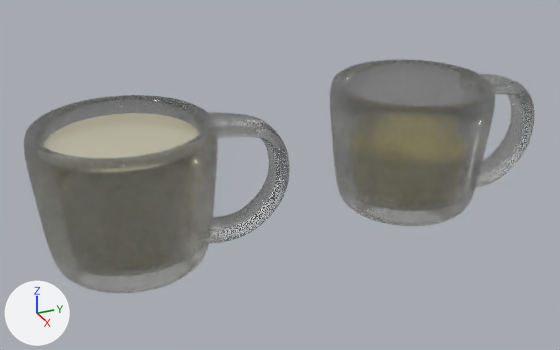
Two versions of the glTF model assets/cup.glb, one commit apart.
One viewpoint serves both versions: a camera (50 mm lens) standing at (0.03, -5.18, 4.47) and looking at (-7.65, -1.72, 0.63). The axes (+X, +Y, +Z) are drawn at lower left. The lights are the same throughout. Vertices at the same position are counted once.

The scene before the commit, as lines of its bpy script (objects in view):
```python
me_circle_003 = bpy.data.meshes.new('Circle.003')
me_circle_003.from_pydata(...)  # 25442 vertices, 50688 faces; spans x -0.99..0.99, y -0.99..1.89, z 0.0..1.6
me_circle_003.materials.append(mat_cup_glass)  # white #e7e7e7
me_circle_005 = bpy.data.meshes.new('Circle.005')
me_circle_005.from_pydata(...)  # 25442 vertices, 50688 faces; spans x -0.99..0.99, y -0.99..1.89, z 0.0..1.6
me_circle_005.materials.append(mat_cup_glass)  # white #e7e7e7
me_circle_007 = bpy.data.meshes.new('Circle.007')
me_circle_007.from_pydata(...)  # 4481 vertices, 8958 faces; spans x -0.8..0.8, y -0.8..0.8, z 0.22..1.42
me_circle_007.materials.append(mat_wine)  # yellow #fff294
ob_cup_full = bpy.data.objects.new('cup_full', me_circle_005)
ob_cup_full.location = (-7.565, -3.571, 0.0)
ob_cup_full_liquid = bpy.data.objects.new('cup_full_liquid', me_circle_007)
ob_cup_full_liquid.location = (-7.565, -3.571, 0.0)
ob_cup_half = bpy.data.objects.new('cup_half', me_circle_003)
ob_cup_half.location = (-7.565, 0.0, 0.0)
```
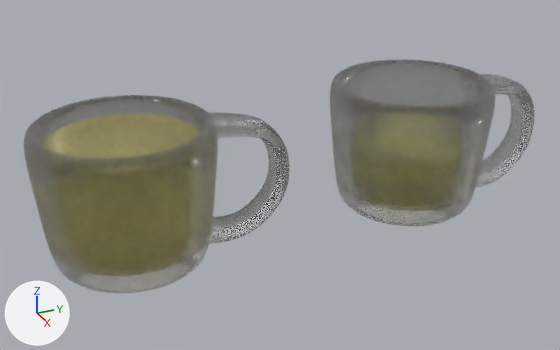
Location of each change, [x1, y1, x2, y2] in pixels of the pictures (560 x 350 px):
```json
{"object": "cup_half", "change": "reshaped", "before": [330, 60, 535, 226], "after": [330, 60, 534, 226]}
{"part": 1, "of": "me_circle_003", "change": "cut back", "before": [343, 75, 526, 226], "after": [477, 89, 534, 183]}
{"part": 2, "of": "me_circle_007", "change": "deleted", "before": [43, 113, 199, 158]}
```

The change, as JSON lines over the scene's bpy script:
```json
{"block": "me_circle_003", "where": "# used by ob_cup_half; location = (-7.565, 0.0, 0.0)"}
{"op": "remove", "block": "me_circle_003", "code": "me_circle_003.from_pydata(...)  # 25442 vertices, 50688 faces; spans x -0.99..0.99, y -0.99..1.89, z 0.0..1.6"}
{"op": "add", "block": "me_circle_003", "code": "me_circle_003.from_pydata(...)  # 5383 vertices, 10614 faces; spans x -0.99..0.99, y -0.99..1.89, z 0.0..1.6"}
{"block": "me_circle_003", "change": "me_circle_003 part 1: 72 vertices moved within x -0.23..0.24, y 0.8..1.86, z 0.09..1.39; 20059 vertices removed from x -0.99..0.99, y -0.99..1.89, z 0.0..1.6"}
{"block": "me_circle_007", "where": "# used by ob_cup_full_liquid; location = (-7.565, -3.571, 0.0)"}
{"op": "remove", "block": "me_circle_007", "code": "me_circle_007.from_pydata(...)  # 4481 vertices, 8958 faces; spans x -0.8..0.8, y -0.8..0.8, z 0.22..1.42"}
{"op": "add", "block": "me_circle_007", "code": "me_circle_007.from_pydata(...)  # 780 vertices, 1556 faces; spans x -0.8..0.8, y -0.8..0.8, z 0.22..1.42"}
{"block": "me_circle_007", "change": "me_circle_007 part 2: 3701 vertices removed from x -0.8..0.8, y -0.8..0.8, z 0.22..1.42"}
```
